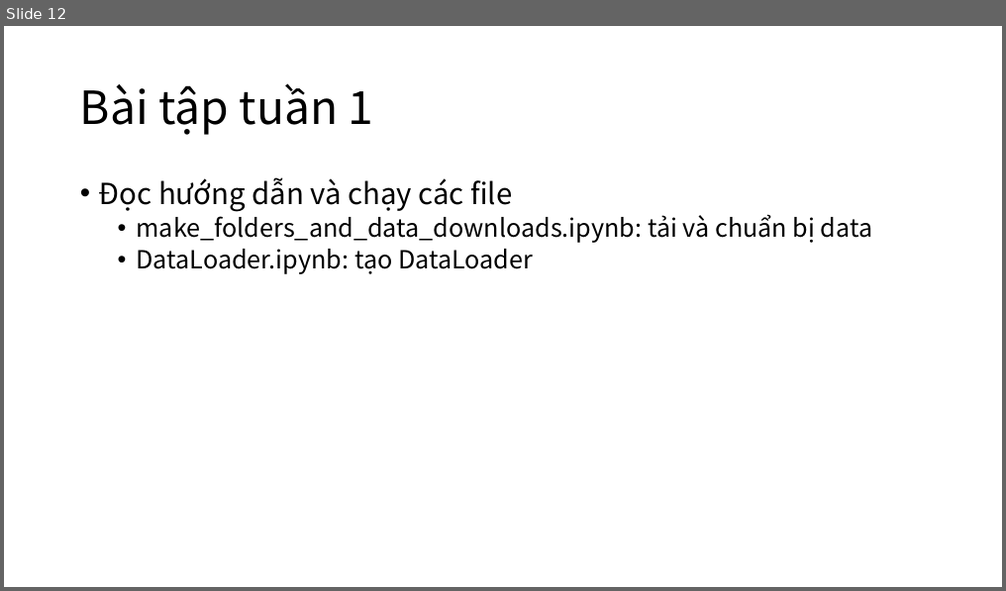
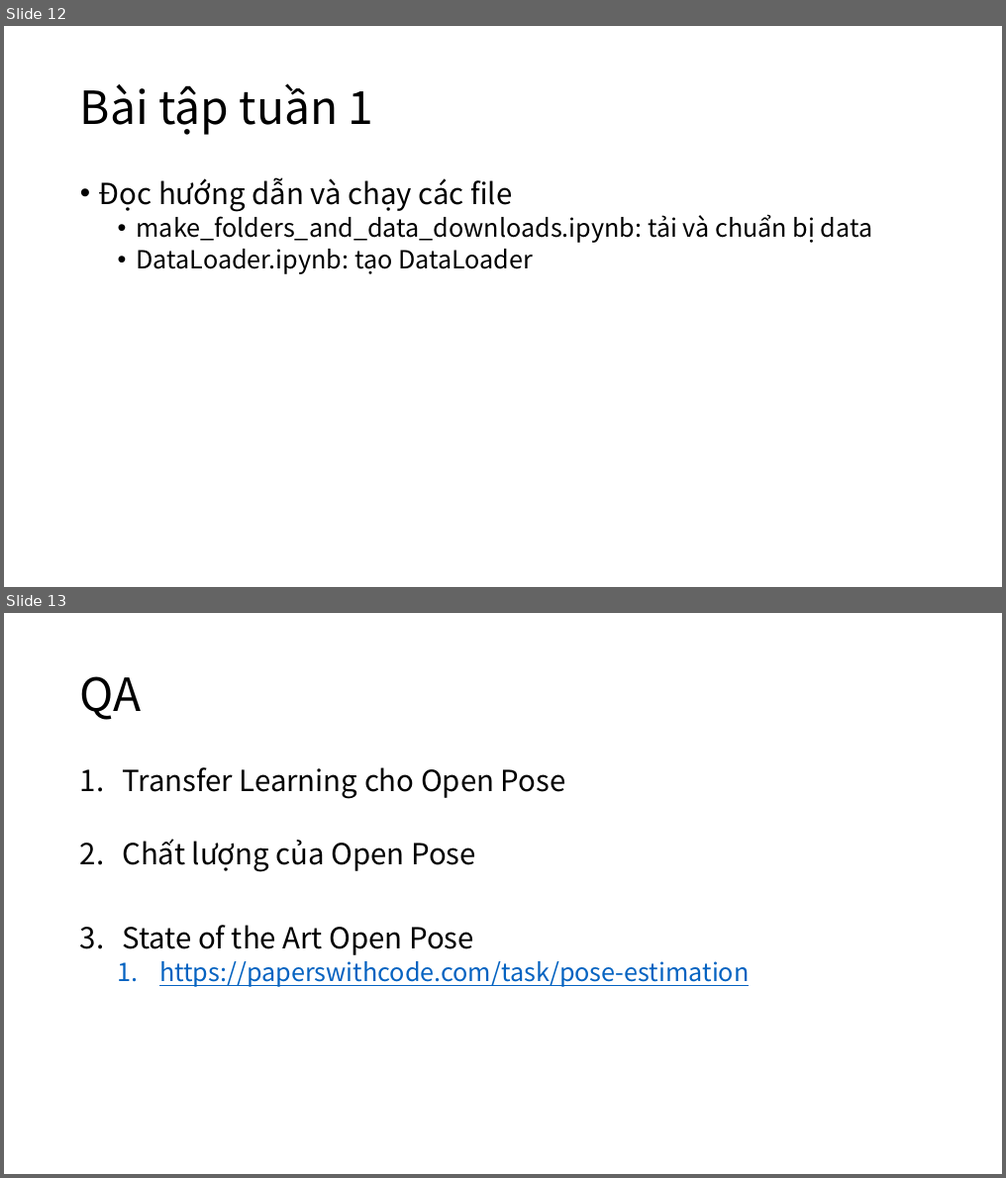
Before and after one commit to makotovnjp/Talent5OpenPose, a slide deck: doc/Talent5OpenPoseWeek1.pptx. Shown one above the other, each under a label of ours: slide 12 before the commit, slides 12 and 13 after it. The pictures are 1006x591 and 1006x1178 pixels, drawn with LibreOffice and Linux fonts; fonts in the diff are those of the drawing. Boxes give left, top, right and bottom in pixels: in the first picture for what was removed or moved away, otherwise in the second. Text is boxed around its words. In the diff, an @@ line names an element or a change of style, - is before the commit and + after.

```diff
--- a/doc/Talent5OpenPoseWeek1.pptx
+++ b/doc/Talent5OpenPoseWeek1.pptx
@@ slide 13 added at [4,613,1002,1174], background #FFFFFF @@
@@ title added at [80,676,142,720], 44 pt, text #000000 @@
+QA
@@ text added at [122,767,748,987], 28 pt, text #000000 @@
+1. Transfer Learning cho Open Pose
+2. Chất lượng của Open Pose
+3. State of the Art Open Pose
+  1. https://paperswithcode.com/task/pose-estimation
```
Also in this commit, not shown: 6 slides changed, 2 other files.
